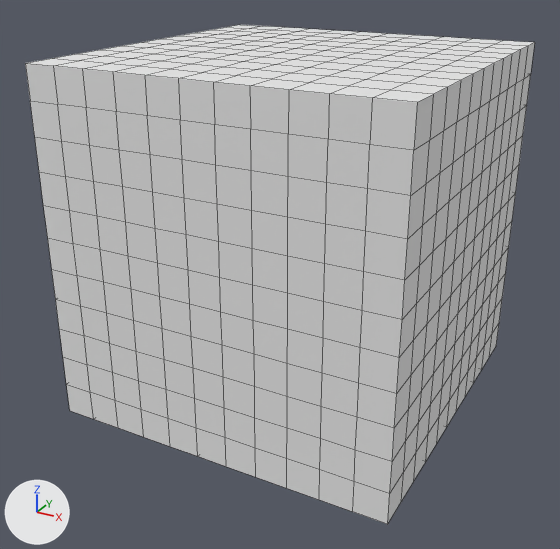
The OBJ model res/scenes/cornell_cubes.obj as it was, and as the next commit left it.
One viewpoint serves both versions: a 50 mm camera at (18.1, -32.2, 11.3) aimed at (0.9, -1.0, -4.3). The lights are fixed; the arrows at lower left show +X, +Y and +Z. Mesh edges are drawn as thin lines. Where no turn or scale is listed for an object, it has been applied to the vertices.
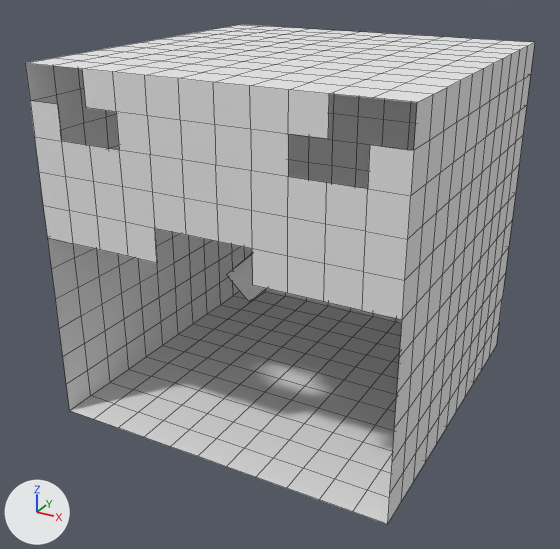
What differs and where, as boxes [x1, y1, x2, y2] in the pictures (560 x 549 px):
part 1 of me_cube_001, deleted: before [48, 229, 402, 524]
part 2 of me_cube_001, deleted: before [288, 94, 417, 189]
part 3 of me_cube_001, deleted: before [25, 63, 119, 150]

Edits to the bpy script that builds the scene:
```text
Change me_cube_001:
    used by ob_cube_001; location = (0.0, 0.0, 0.0)
    verts and faces of me_cube_001; kept vertices keep their numbers, new ones are numbered from 728
    before: 5 (9.9, -8.2, 6.4) at pixel (417, 102), 38 (8.4, -8.2, 6.4) at pixel (372, 97), 39 (6.8, -8.2, 6.4) at pixel (329, 93), 97 (9.9, -8.2, 4.8) at pixel (413, 150), 336 (8.4, -8.2, 3.3) at pixel (367, 188)
    before: 337 (8.4, -8.2, 4.8) at pixel (369, 144), 346 (6.8, -8.2, 3.3) at pixel (326, 182), 347 (6.8, -8.2, 4.8) at pixel (328, 139), 356 (5.3, -8.2, 3.3) at pixel (288, 176), 357 (5.3, -8.2, 4.8) at pixel (288, 134)
    before: 6 (-7.2, -8.2, 6.4) at pixel (25, 63), 27 (-7.2, -8.2, 4.8) at pixel (30, 100), 46 (-4.1, -8.2, 6.4) at pixel (82, 68), 47 (-5.6, -8.2, 6.4) at pixel (53, 65), 406 (-2.5, -8.2, 3.3) at pixel (119, 150)
    before: 407 (-2.5, -8.2, 4.8) at pixel (116, 111), 416 (-4.1, -8.2, 3.3) at pixel (89, 145), 417 (-4.1, -8.2, 4.8) at pixel (86, 107), 426 (-5.6, -8.2, 3.3) at pixel (61, 141), 427 (-5.6, -8.2, 4.8) at pixel (57, 104)
    remove me_cube_001.from_pydata(...)  # 728 vertices, 726 faces; spans x -7.2..9.9, y -8.2..8.9, z -10.7..6.4
    add me_cube_001.from_pydata(...)  # 676 vertices, 649 faces; spans x -7.2..9.9, y -8.2..8.9, z -10.7..6.4
    me_cube_001 part 1
    52 vertices are removed from x -5.6..8.4, y -8.2, z -9.2..-1.4
    69 faces are deleted
    me_cube_001 part 2
    add delete_faces([(5, 97, 337, 38), (38, 337, 347, 39), (336, 346, 347, 337), (346, 356, 357, 347)])
    me_cube_001 part 3
    add delete_faces([(6, 47, 427, 27), (46, 417, 427, 47), (406, 416, 417, 407), (416, 426, 427, 417)])
```
